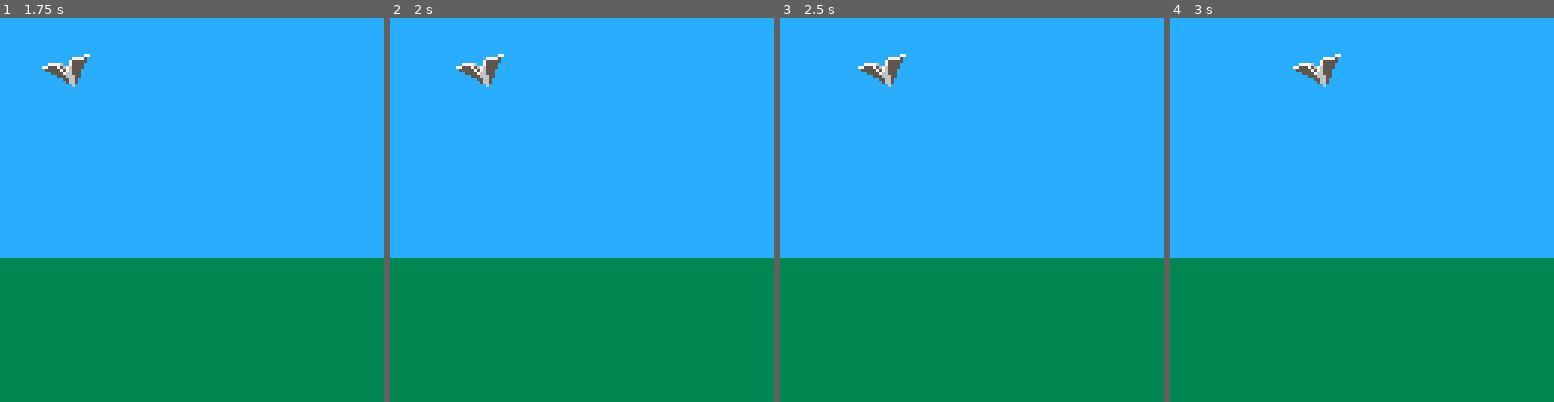
Above: before the commit, frames 1-4 (left to right).
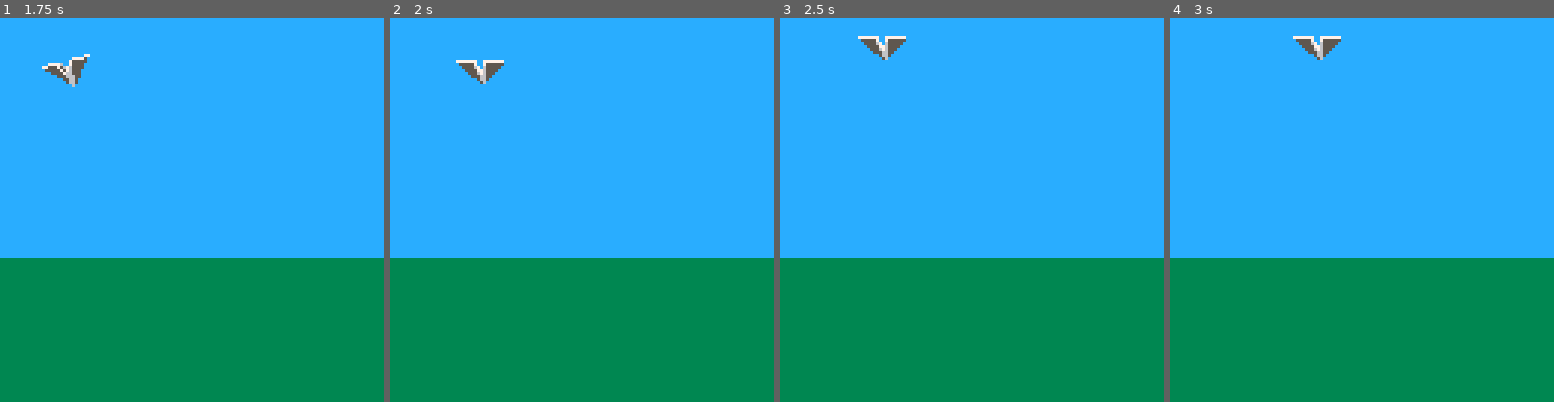
Above: after the commit, the same moments.

Repository: scottnm/avipaper.p8
Game: PICO-8 cartridge avipaper.p8
The game is run twice, just before and just after one commit, with the same random seed, the same clock (stepped at 60 frames per second) and the same inputs.
Inputs:
- Up to frame 1 (1.75 s): tap X (X key) at 0.33, 1.07 s; tap O (Z key) at 0.7, 1.7 s; hold Right from 1.6 s (still down)
- Up to frame 2 (2 s): keep holding Right; tap X (X key) at 1.85 s
- Up to frame 3 (2.5 s): release Right at 2.1 s; tap O (Z key) at 2.1 s; hold Up 2.15-2.42 s; hold Right from 2.47 s (still down)
- Up to frame 4 (3 s): keep holding Right; tap O (Z key) at 2.5, 2.9 s; tap X (X key) at 2.97 s

Frame 1 is identical in both runs. In frame 2, 0.3% of the frame differs, in the area x 17-30%, y 9-18%; in frame 3, 0.9%, in the area x 20-33%, y 4-18%; in frame 4, 0.9%.

Commit message:
render the correct plane sprite based on the position on the scren

Diff:
--- a/main.lua
+++ b/main.lua
@@ -1,3 +1,15 @@
+g_input = nil
+g_plane_pos = { x = 10, y = 10 }
+g_plane_size = { width = 16, height = 16 }
+g_plane_sprites = {
+    -- contains a separate table for each 'lane' that the plane can fly in
+    -- each lane contains 3 sprite indices: 1 for the far left, one for left, and one for center
+    -- the right side is done by flipping the left sprites
+    top_lane =    { outside =  1, leaning =  3, center =  5 },
+    mid_lane =    { outside =  7, leaning =  9, center = 11 },
+    bottom_lane = { outside = 33, leaning = 35, center = 37 },
+}
+
 function poll_input(input)
     if input == nil then
         input = {
@@ -42,7 +54,7 @@
 end
 
 function handle_plane_input(input, plane_pos)
-    new_pos = {
+    local new_pos = {
         x = plane_pos.x,
         y = plane_pos.y,
     }
@@ -54,7 +66,58 @@
         new_pos.x += 1
     end
 
+    -- FIXME: drop these eventually
+    if input.btn_up then
+        new_pos.y -= 1
+    end
+    if input.btn_down then
+        new_pos.y += 1
+    end
+
     return new_pos
+end
+
+function get_plane_sprite(plane_sprites, plane_tl_pos, plane_size)
+
+    -- the plane's position starts at its top left corner.
+    -- For slightly nicer visuals, calcuate the current sprite based off the center of the plane's 'position'
+    local pos = {
+        x = (plane_tl_pos.x + plane_size.width / 2),
+        y = (plane_tl_pos.y + plane_size.height / 2),
+    }
+
+    local lane
+    if pos.y < 43 then
+        lane = 'top_lane'
+    elseif pos.y < 86 then
+        lane = 'mid_lane'
+    else
+        lane = 'bottom_lane'
+    end
+
+    local flip
+    local sprite_type
+    if pos.x < 26 then
+        flip = false
+        sprite_type = 'outside'
+    elseif pos.x < 52 then
+        flip = false
+        sprite_type = 'leaning'
+    elseif pos.x < 78 then
+        flip = false
+        sprite_type = 'center'
+    elseif pos.x < 104 then
+        flip = true
+        sprite_type = 'leaning'
+    else
+        flip = true
+        sprite_type = 'outside'
+    end
+
+    return {
+        index = plane_sprites[lane][sprite_type],
+        flip = flip
+    }
 end
 
 function _init()
@@ -62,15 +125,14 @@
 
 g_color_update = 15
 g_hello_world_color = 1
-g_spr_pos = { x = 10, y = 10 }
-
-g_input = nil
 function _update()
     g_input = poll_input(g_input)
-    g_spr_pos = handle_plane_input(g_input, g_spr_pos)
+    g_plane_pos = handle_plane_input(g_input, g_plane_pos)
 end
 
 function _draw()
     map(0, 0, 0, 0, 32, 32)
-    spr(1, g_spr_pos.x, g_spr_pos.y, 2, 2)
+
+    sprite_data = get_plane_sprite(g_plane_sprites, g_plane_pos, g_plane_size)
+    spr(sprite_data.index, g_plane_pos.x, g_plane_pos.y, 2, 2, sprite_data.flip)
 end
